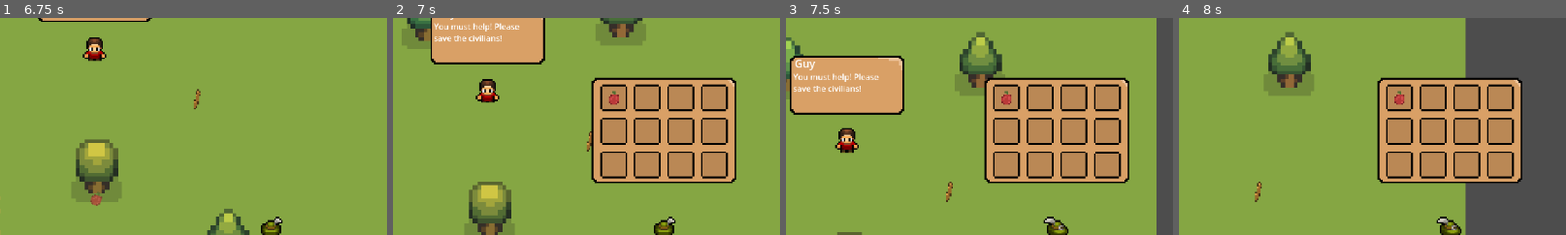
Above: before the commit, frames 1-4 (left to right).
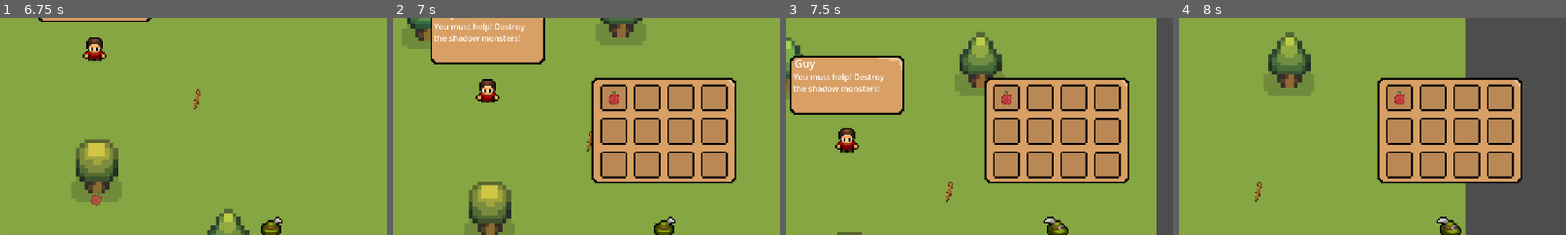
Above: after the commit, the same moments.

Repository: fusion407/GameJam_FusionGTZ
Game: Godot game, scene res://Scenes/Game.tscn
Same seed, same stepped clock (60 frames per second), same inputs: the game is played once before the commit and once after it. The engine's default icon, where the game draws it, is replaced by a stand-in: a white triangle on a blue panel in a dark square.
Inputs (mouse positions are % of the whole screen's width and height, from its top left):
- Up to frame 1 (6.75 s): tap Enter (ui_accept) at 0.5, 0.77, 1.52, 2.75, 3.02, 3.77, 4.52, 6.02 s; move the mouse to (72, 45) at 0.52 s; hold D (right) 0.53-1.28 s; tap E (e) at 0.6, 1.55, 2.85, 4.55, 5.1, 6.05 s; tap Tab (i) at 0.8, 1.35, 2.3, 3.6, 5.3, 5.85 s; move the mouse to (30, 55) at 1.27 s; hold S (down) 1.28-2.03 s; move the mouse to (60, 28) at 2.02 s; hold D (right) 2.03-2.78 s; tap F (chat) at 2.1, 6.6 s; move the mouse to (45, 70) at 2.77 s; hold W (up) 2.78-3.53 s; move the mouse to (80, 65) at 3.52 s; hold A (left) 3.53-5.03 s; move the mouse to (20, 35) at 4.27 s; click (20, 35) at 4.35 s; move the mouse to (55, 50) at 5.02 s; hold S (down) 5.03-5.78 s; move the mouse to (35, 25) at 5.77 s; hold D (right) 5.78-6.53 s; move the mouse to (72, 45) at 6.52 s; hold W (up) from 6.53 s (still down)
- Up to frame 2 (7 s): keep holding W (up); tap Enter (ui_accept) at 6.77 s; tap Tab (i) at 6.8 s
- Up to frame 3 (7.5 s): move the mouse to (30, 55) at 7.27 s; release W (up) at 7.28 s; hold D (right) from 7.28 s (still down); tap E (e) at 7.35 s
- Up to frame 4 (8 s): keep holding D (right); tap Enter (ui_accept) at 7.52 s
The pictures show only the part of the screen within x 15-65%, y 0-50%; the shares and areas given below are measured in that part.

Frame 1 is identical in both runs. In frame 2, 0.5% of the frame differs, in the area x 10-35%, y 2-11%; in frame 3, 0.5%; in frame 4, nothing differs.

Commit message:
added a main menu with a fade transition

Diff:
--- a/Dialogue/worker_dialogue1.json
+++ b/Dialogue/worker_dialogue1.json
@@ -1,5 +1,5 @@
 [
 
 	{"name": "Guy", "text": "WIZARD!"},
-	{"name": "Guy", "text": "You must help! Please save the civilians!"},
+	{"name": "Guy", "text": "You must help! Destroy the shadow monsters!"},
 ]
--- a/Scenes/Game.tscn
+++ b/Scenes/Game.tscn
@@ -1,6 +1,7 @@
-[gd_scene load_steps=13 format=3 uid="uid://jai5un104npm"]
+[gd_scene load_steps=14 format=3 uid="uid://jai5un104npm"]
 
 [ext_resource type="PackedScene" uid="uid://mk8mgi4k3y8e" path="res://Scenes/player.tscn" id="1_04wao"]
+[ext_resource type="Script" path="res://Scripts/Game.gd" id="1_jjewb"]
 [ext_resource type="Texture2D" uid="uid://cvpi02o6fp5e4" path="res://Art/environment/survivalgame-terrian-defult.png" id="2_dumbc"]
 [ext_resource type="Texture2D" uid="uid://ucsjdn5y0oql" path="res://Art/environment/survivalgame-terrian-cliffs.png" id="3_404p5"]
 [ext_resource type="Texture2D" uid="uid://bee8ln8lp0cln" path="res://Art/environment/survivalgame-trees.png" id="4_wg4a2"]
@@ -573,6 +574,7 @@
 
 [node name="Game" type="Node2D"]
 y_sort_enabled = true
+script = ExtResource("1_jjewb")
 
 [node name="TileMap" type="TileMap" parent="."]
 y_sort_enabled = true
--- /dev/null
+++ b/Scenes/fade_transition.tscn
@@ -0,0 +1,47 @@
+[gd_scene load_steps=4 format=3 uid="uid://c5kanos1vyxx1"]
+
+[sub_resource type="Animation" id="Animation_rq73d"]
+resource_name = "fade_in"
+tracks/0/type = "value"
+tracks/0/imported = false
+tracks/0/enabled = true
+tracks/0/path = NodePath(".:color")
+tracks/0/interp = 1
+tracks/0/loop_wrap = true
+tracks/0/keys = {
+"times": PackedFloat32Array(0, 1),
+"transitions": PackedFloat32Array(1, 1),
+"update": 0,
+"values": [Color(0, 0, 0, 0), Color(0, 0, 0, 1)]
+}
+
+[sub_resource type="Animation" id="Animation_oucle"]
+resource_name = "fade_out"
+tracks/0/type = "value"
+tracks/0/imported = false
+tracks/0/enabled = true
+tracks/0/path = NodePath(".:color")
+tracks/0/interp = 1
+tracks/0/loop_wrap = true
+tracks/0/keys = {
+"times": PackedFloat32Array(0, 1),
+"transitions": PackedFloat32Array(1, 1),
+"update": 0,
+"values": [Color(0, 0, 0, 1), Color(0, 0, 0, 0)]
+}
+
+[sub_resource type="AnimationLibrary" id="AnimationLibrary_6daff"]
+_data = {
+"fade_in": SubResource("Animation_rq73d"),
+"fade_out": SubResource("Animation_oucle")
+}
+
+[node name="fade_transition" type="ColorRect"]
+offset_right = 1154.0
+offset_bottom = 649.0
+color = Color(0, 0, 0, 0)
+
+[node name="AnimationPlayer" type="AnimationPlayer" parent="."]
+libraries = {
+"": SubResource("AnimationLibrary_6daff")
+}
--- /dev/null
+++ b/Scenes/main_menu.tscn
@@ -0,0 +1,49 @@
+[gd_scene load_steps=3 format=3 uid="uid://vs6dng2sm34i"]
+
+[ext_resource type="Script" path="res://Scripts/main_menu.gd" id="1_aclx5"]
+[ext_resource type="PackedScene" uid="uid://c5kanos1vyxx1" path="res://Scenes/fade_transition.tscn" id="2_ioio7"]
+
+[node name="main_menu" type="Node2D"]
+script = ExtResource("1_aclx5")
+
+[node name="button_manager" type="Control" parent="."]
+layout_mode = 3
+anchors_preset = 0
+offset_right = 40.0
+offset_bottom = 40.0
+
+[node name="Start" type="Button" parent="button_manager"]
+layout_mode = 0
+offset_left = 531.0
+offset_top = 258.0
+offset_right = 577.0
+offset_bottom = 289.0
+text = "Start"
+
+[node name="Options" type="Button" parent="button_manager"]
+layout_mode = 0
+offset_left = 520.0
+offset_top = 296.0
+offset_right = 590.0
+offset_bottom = 327.0
+text = "Options
+"
+
+[node name="Quit" type="Button" parent="button_manager"]
+layout_mode = 0
+offset_left = 533.0
+offset_top = 333.0
+offset_right = 575.0
+offset_bottom = 364.0
+text = "Quit
+"
+
+[node name="Fade_transition" parent="." instance=ExtResource("2_ioio7")]
+visible = false
+
+[node name="fade_timer" type="Timer" parent="Fade_transition"]
+
+[connection signal="pressed" from="button_manager/Start" to="." method="_on_start_pressed"]
+[connection signal="pressed" from="button_manager/Options" to="." method="_on_options_pressed"]
+[connection signal="pressed" from="button_manager/Quit" to="." method="_on_quit_pressed"]
+[connection signal="timeout" from="Fade_transition/fade_timer" to="." method="_on_fade_timer_timeout"]
--- /dev/null
+++ b/Scripts/Game.gd
@@ -0,0 +1,6 @@
+extends Node2D
+
+
+# Called when the node enters the scene tree for the first time.
+func _ready():
+	pass
--- /dev/null
+++ b/Scripts/main_menu.gd
@@ -0,0 +1,30 @@
+extends Node2D
+
+var button_type = null
+
+
+
+func _on_start_pressed():
+	button_type = "start"
+	$Fade_transition.show()
+	$Fade_transition/fade_timer.start()
+	$Fade_transition/AnimationPlayer.play("fade_in")
+
+func _on_options_pressed():
+	# todo: create options scene and implement into main menu
+
+	button_type = "options"
+	$Fade_transition.show()
+	$Fade_transition/Fade_timer.start()
+	$Fade_transition/AnimationPlayer.play("fade_in")
+
+
+func _on_quit_pressed():
+	get_tree().quit()
+
+
+func _on_fade_timer_timeout():
+	if button_type == "start":
+		get_tree().change_scene_to_file("res://Scenes/Game.tscn")
+	elif button_type == "options":
+		get_tree().change_scene_to_file("res://Scenes/Game.tscn")  # change the scene to options when the options scene is created
